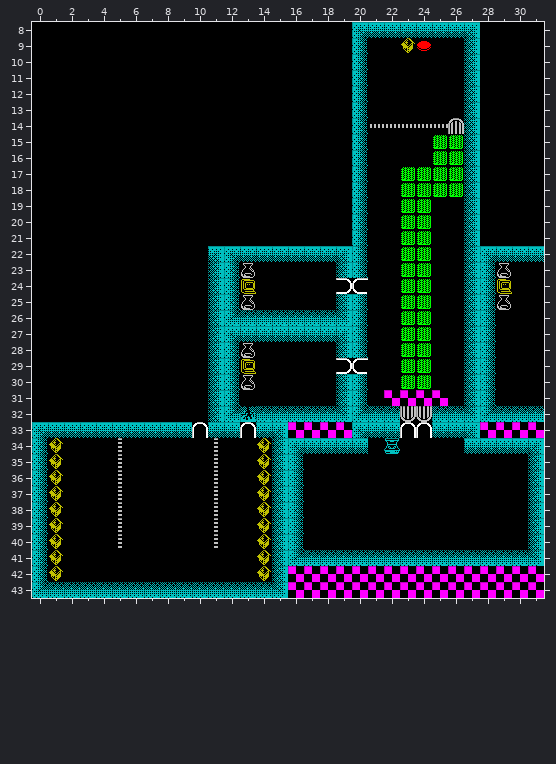
Two states of a Tiled map, assets/maps/labs.tmx. Above: the version before the commit.
Cells are 16x16 px. Shown: x 0..31, y 8..43.
New version:
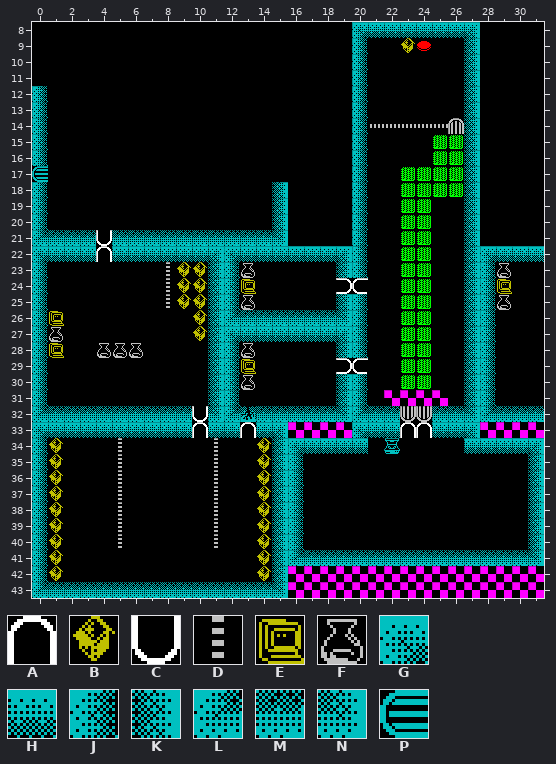
Key: from "warehouse": A 2, B 12, C 14, D 21, E 31, F 32, G 33, H 34, J 39, K 41, L 45, M 46, N 47, P 60.
_ is an empty cell.
The edit:
Layer "Tiles":
y 12..16: x 0 _ -> J
y 17: x 0 _ -> P
y 18..20: x 0 _ -> J; x 15 _ -> K
y 21: x 0..15 ________________ -> LMMMCMMMMMMMMMMN
y 22: x 0..10 ___________ -> GHHHAHHHHHH
y 23..25: x 0 _ -> J; x 8..10 ___ -> DBB
y 26: x 0..1 __ -> JE; x 10 _ -> B
y 27: x 0..1 __ -> JF; x 10 _ -> B
y 28: x 0..1 __ -> JE; x 4..6 ___ -> FFF
y 29..31: x 0 _ -> J
y 32: x 0..11 ___________K -> LMMMMMMMMMCN
